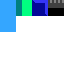
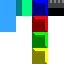
Revision of a layered 64 × 64 image; what changed, layer by layer:
added layer "Layer 3" above "Layer 2" over [32, 48, 48, 64]
renamed "Layer 3" to "Layer 2", moved it above "Layer 1", painted on it over [32, 0, 48, 48]
renamed "Layer 2" to "Layer 1", moved it above "Layer 0", painted on it over [32, 0, 48, 32]
removed layer "Layer 5" over [32, 0, 48, 16]
renamed "Layer 6" to "Layer 0", painted on it over [32, 0, 48, 32]
